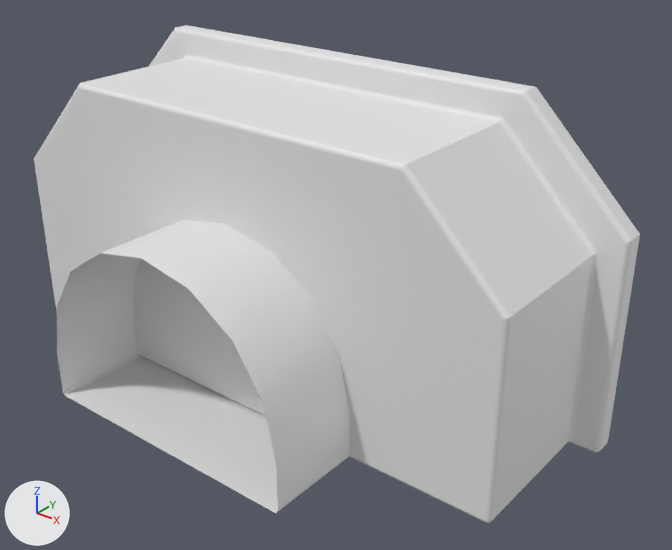
The Blender file t/mjin2/Effects/l2_env_processor.blend as it was, and as the next commit left it.
Camera for both pictures: a 50 mm camera at (5.85, -6.64, 5.36) aimed at (0.47, 0.09, 1.19). Every picture has the same lights, and +X, +Y and +Z are marked at lower left. The same objects are shown in both versions, whatever each file hides.

Objects in the first picture: 'HighPoly2'.
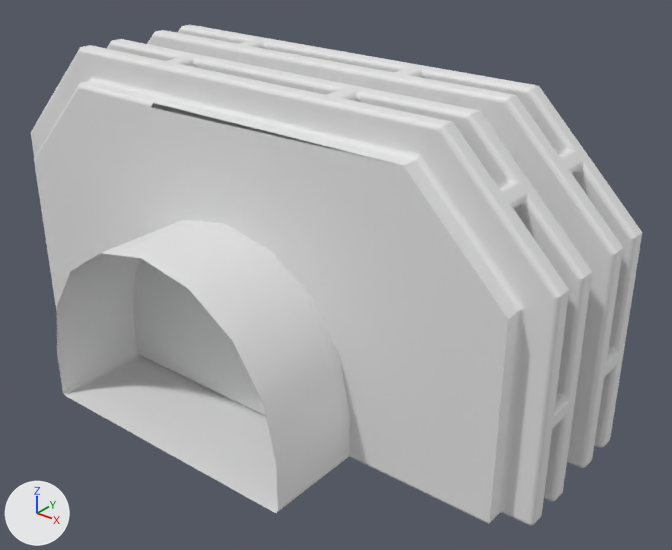
Location of each change, [x1, y1, x2, y2] in pixels of the pictures (672 x 550 px):
'HighPoly2', reshaped: before [34, 25, 640, 523]; after [31, 25, 642, 525]
part 1 of me_highpoly2, built on: before [149, 25, 640, 465]; after [31, 25, 642, 525]

Edits to the bpy script that builds the scene:
```text
Change me_highpoly2:
    used by ob_highpoly2; location = (0.0, 0.0, 0.0)
    remove me_highpoly2.from_pydata(...)  # 64 vertices, 49 faces; spans x -3.3..3.3, y -2.0..2.0, z 0.0..3.3
    add me_highpoly2.from_pydata(...)  # 364 vertices, 337 faces; spans x -3.3..3.3, y -2.0..2.0, z 0.0..3.3
    me_highpoly2 part 1: 9 vertices moved from x -3.3..3.3, y 0.5..0.75, z 0.0..3.0 to x -3.3..3.3, y 0.6..0.8, z 0.0..3.0; 15 vertices removed from x -3.3..3.3, y 0.5..0.75, z 0.0..3.3; 315 vertices added at x -3.3..3.3, y -1.0..1.0, z 0.0..3.3
```
